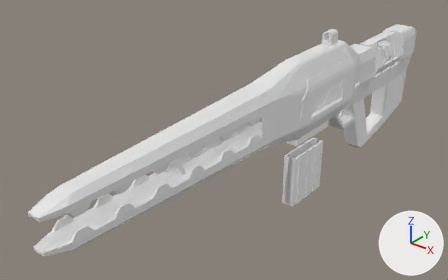
What one commit did to the OBJ model RTSFPS/Assets/Models/railgun.obj.
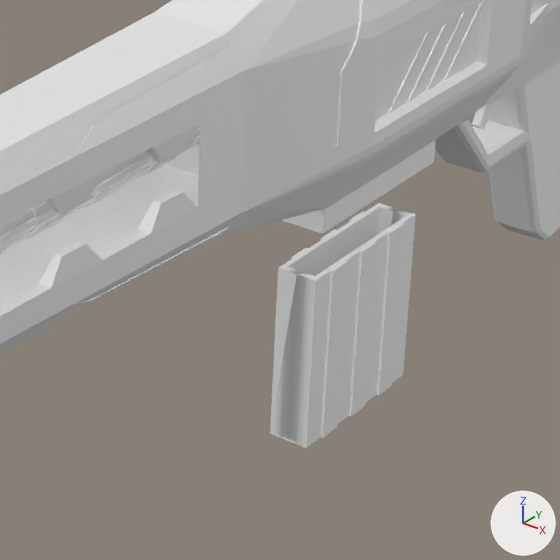
There are two pictures of each version: one whole from a camera (50 mm lens) standing at (0.542, -0.984, 0.515) and looking at (-0.089, -0.195, 0.026), one close up on the part from 46% to 81% of the width and 29% to 85% of the height. Lighting does not change. The marker at lower right points along +X, +Y and +Z. Where no turn or scale is listed for an object, it has been applied to the vertices. Vertices at the same position are counted once.

Names of what the first close-up shows: 'railgun'.
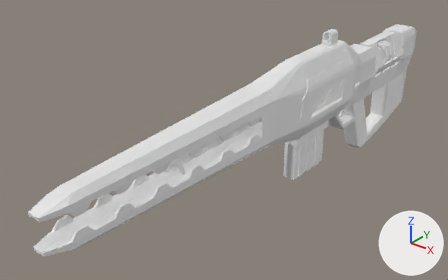
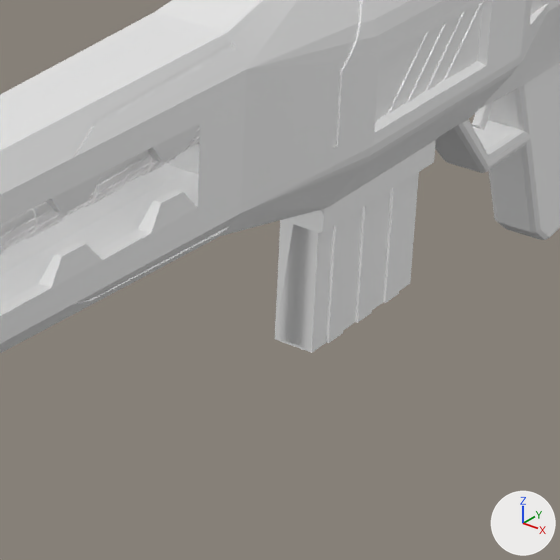
The newer file is also turned or shifted as a whole; pictures and numbers use the older file's frame.

Location of each change, [x1, y1, x2, y2] in pixels of the close-ups (560 x 560 px; the box of a moved part takes in the faces that stretch with it):
'railgun', reshaped: before [0, 0, 560, 448]; after [0, 0, 560, 353]
part 1 of me_railgun, moved or reshaped: before [270, 203, 416, 448]; after [275, 172, 419, 353]

The change in detail:
me_railgun has 3264 vertices, 6540 faces and spans x -0.055..0.034, y -0.646..0.392, z -0.128..0.193.
me_railgun is used by ob_railgun; location (0.0, 0.0, 0.0).
me_railgun part 1: the loose piece of 138 vertices spanning x -0.024..0.003, y -0.096..0.007, z -0.128..-0.025 is moved by (0.0, 0.0, 0.06).
